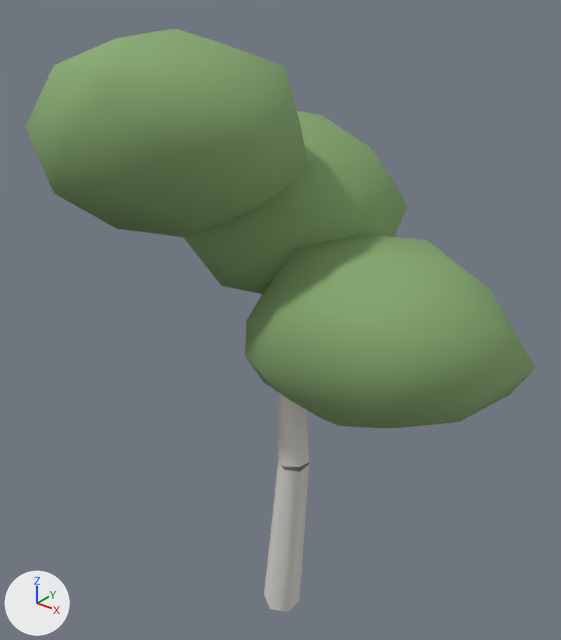
The glTF model prototype/assets/models/terrain/ambient_tree_10.glb as it was, and as the next commit left it.
One viewpoint serves both versions: a camera (50 mm lens) standing at (3.01, -3.78, 4.93) and looking at (0.0, -0.02, 2.6). Every picture has the same lights, and +X, +Y and +Z are marked at lower left. The first picture is the older version.

Objects in the first picture: 'ambient_tree_10'.
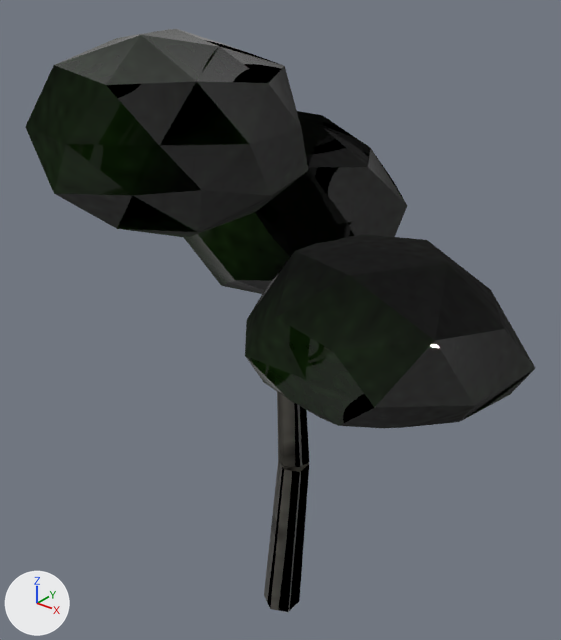
The change, as a list of edits to the scene's bpy script:
```text
Add img_ambient_tree_10_mat1_albedo:
    img_ambient_tree_10_mat1_albedo = load_image('ambient_tree_10_mat1_albedo', '_unpacked/ambient_tree_10_mat1_albedo', 128, 128, 'sRGB')
Add img_ambient_tree_10_mat1_norm:
    img_ambient_tree_10_mat1_norm = load_image('ambient_tree_10_mat1_norm', '_unpacked/ambient_tree_10_mat1_norm', 128, 128, 'Non-Color')
Add img_ambient_tree_10_mat1_rough:
    img_ambient_tree_10_mat1_rough = load_image('ambient_tree_10_mat1_rough', '_unpacked/ambient_tree_10_mat1_rough', 128, 128, 'Non-Color')
Add img_ambient_tree_10_mat0_rough:
    img_ambient_tree_10_mat0_rough = load_image('ambient_tree_10_mat0_rough', '_unpacked/ambient_tree_10_mat0_rough', 128, 128, 'Non-Color')
Add img_ambient_tree_10_mat0_norm:
    img_ambient_tree_10_mat0_norm = load_image('ambient_tree_10_mat0_norm', '_unpacked/ambient_tree_10_mat0_norm', 128, 128, 'Non-Color')
Add img_ambient_tree_10_mat0_albedo:
    img_ambient_tree_10_mat0_albedo = load_image('ambient_tree_10_mat0_albedo', '_unpacked/ambient_tree_10_mat0_albedo', 128, 128, 'sRGB')
Change mat_ambient_tree_10_mat0:
    remove # nodes: BsdfPrincipled, OutputMaterial
    remove # colours: light grey #dddad3
    nodes: BsdfPrincipled, Math, NormalMap, OutputMaterial, SeparateColor, TexImage x3
    uses the picture img_ambient_tree_10_mat0_albedo
    uses the picture img_ambient_tree_10_mat0_norm
    uses the picture img_ambient_tree_10_mat0_rough
Change mat_ambient_tree_10_mat1:
    remove # nodes: BsdfPrincipled, OutputMaterial
    remove # colours: green #86aa6f
    nodes: BsdfPrincipled, Math, NormalMap, OutputMaterial, SeparateColor, TexImage x3
    uses the picture img_ambient_tree_10_mat1_albedo
    uses the picture img_ambient_tree_10_mat1_norm
    uses the picture img_ambient_tree_10_mat1_rough
Change me_ambient_tree_10_mesh:
    where me_ambient_tree_10_mesh.from_pydata(...)  # 150 vertices, 264 faces; spans x -1.21..1.65, y -1.38..1.27, z 0.0..4.51
    used by ob_ambient_tree_10; location = (0.0, 0.0, 0.0)
    me_ambient_tree_10_mesh part 1: texture (UV) coordinates changed
```

Where the change shows, as pixel boxes [x1, y1, x2, y2] in the pictures (561 x 640 px):
'ambient_tree_10', surface changed (green to black): [26, 29, 535, 612] in both
